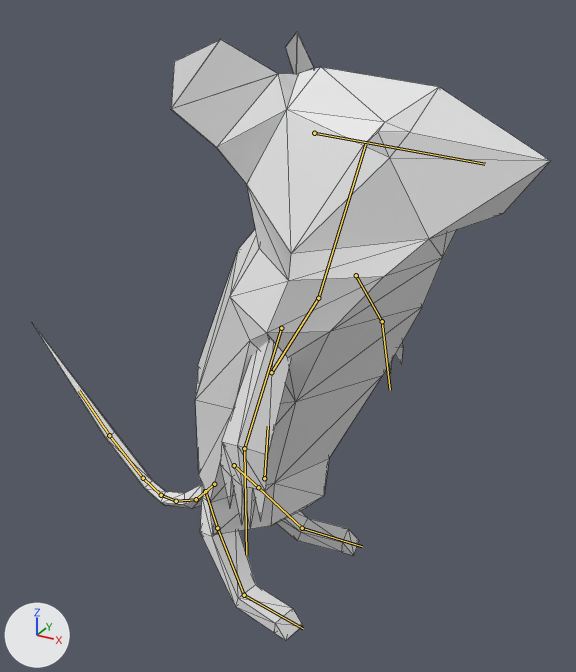
One commit to the glTF model models/mouse.gltf: the scene before it, then after it.
Rendered twice from a camera (50 mm lens) standing at (1.7, -3.17, 3.05) and looking at (-0.14, 0.16, 1.38). The axes (+X, +Y, +Z) are drawn at lower left. The lights are the same throughout. Both versions are drawn at frame 18 of the action 'Walk'; the numbers are the values there. The bones that bend it are drawn over the model as lines. Mesh edges are drawn as thin lines.
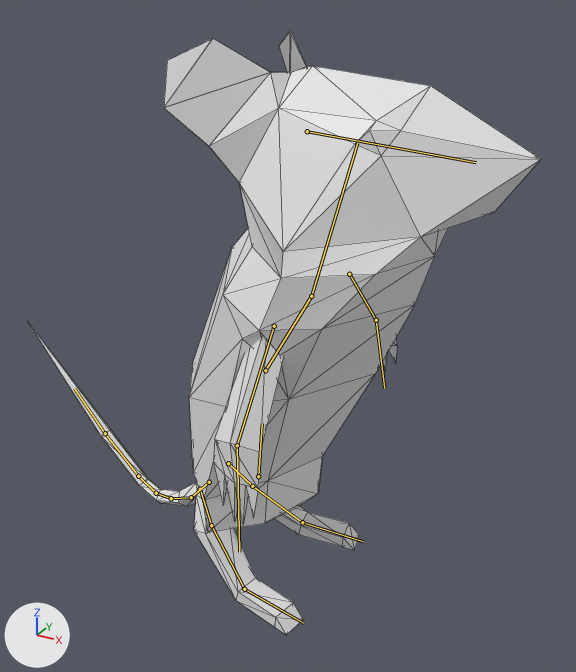
Boxes (x1, y1, x2, y2) around the edits, measured in the pictures (576 x 672 px):
'Cube.004', posed
    before: (33, 32, 550, 641)
    after: (29, 31, 541, 635)
bone 'Bone', root to tip
    before: (264, 478) to (268, 426)
    after: (258, 476) to (262, 423)
bone 'Bone.013', root to tip
    before: (234, 465) to (258, 487)
    after: (228, 463) to (252, 486)
bone 'Bone.014', root to tip
    before: (258, 487) to (302, 528)
    after: (252, 486) to (302, 522)
bone 'Bone.015', root to tip
    before: (302, 528) to (362, 546)
    after: (302, 522) to (363, 541)
bone 'Bone.008', root to tip
    before: (205, 491) to (217, 528)
    after: (200, 489) to (211, 525)
bone 'Bone.009', root to tip
    before: (217, 528) to (244, 595)
    after: (211, 525) to (244, 589)
bone 'Bone.010', root to tip
    before: (244, 595) to (303, 628)
    after: (244, 589) to (303, 623)

The edits, one by one:
Bone 'Bone' (bone_bone) moves from (-0.136, -0.054, 0.0) to (-0.172, -0.054, 0.0).
Bone 'Bone.013' (bone_bone_013) turns from (0, 0, -1) to (-1, 1, -2) degrees about its own x, y and z.
Bone 'Bone.014' (bone_bone_014) turns from (-2, 1, -5) to (2, -2, 6) degrees about its own x, y and z.
Bone 'Bone.015' (bone_bone_015) turns from (1, 0, 2) to (-2, 1, -8) degrees about its own x, y and z.
Bone 'Bone.008' (bone_bone_008) turns from (0, 0, -1) to (-1, -1, -2) degrees about its own x, y and z.
Bone 'Bone.009' (bone_bone_009) turns from (-1, -2, -5) to (2, 2, 6) degrees about its own x, y and z.
Bone 'Bone.010' (bone_bone_010) turns from (1, 0, 2) to (-2, -1, -8) degrees about its own x, y and z.
